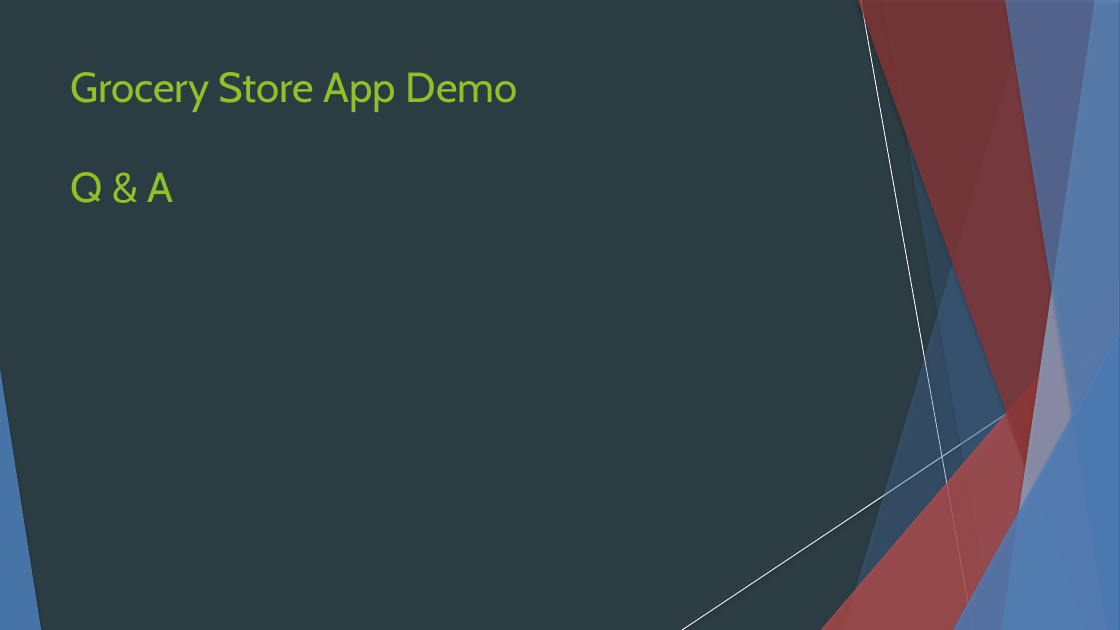
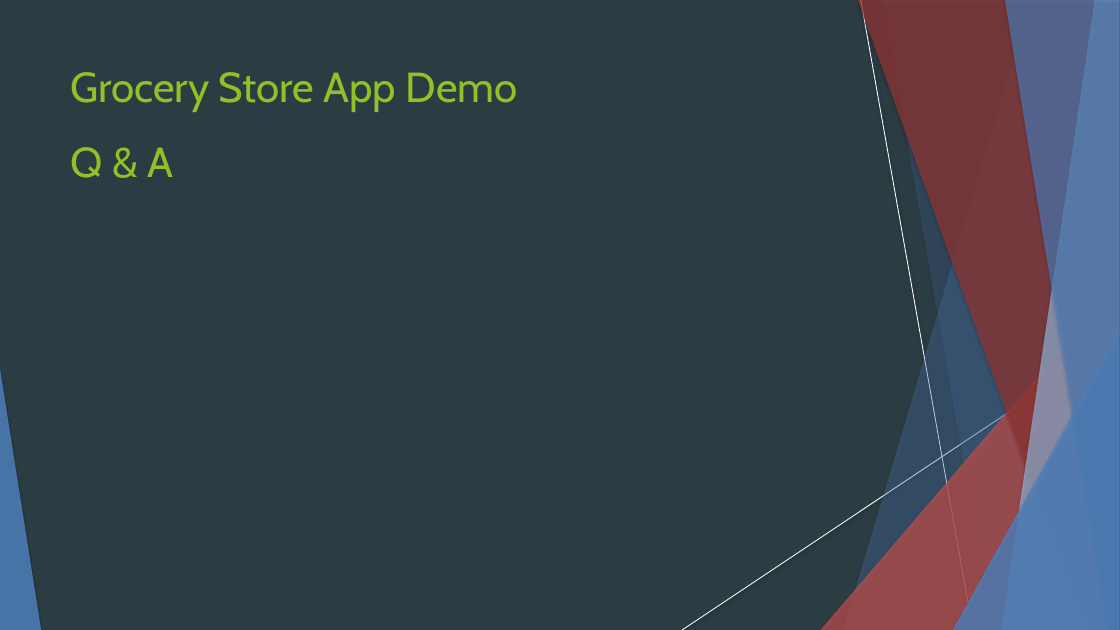
Before and after one commit to unholyN1/SEandroidApp, a slide deck: slide 9 of SE Presentation Alpha.pptx. Drawn at 1120x630 pixels with LibreOffice and Linux fonts; fonts in the diff are those of the drawing. Boxes give left, top, right and bottom in pixels: in the first picture for what was removed or moved away, otherwise in the second. Text is boxed around its words. In the diff, an @@ line names an element or a change of style, - is before the commit and + after.

```diff
--- a/SE Presentation Alpha.pptx
+++ b/SE Presentation Alpha.pptx
@@ text at (70, 72, 518, 178): text changed @@
-Grocery Store App Demo
-Q & A
+Grocery Store App Demo
+Q & A
```
Also in this commit, not shown: 3 other slides changed.
